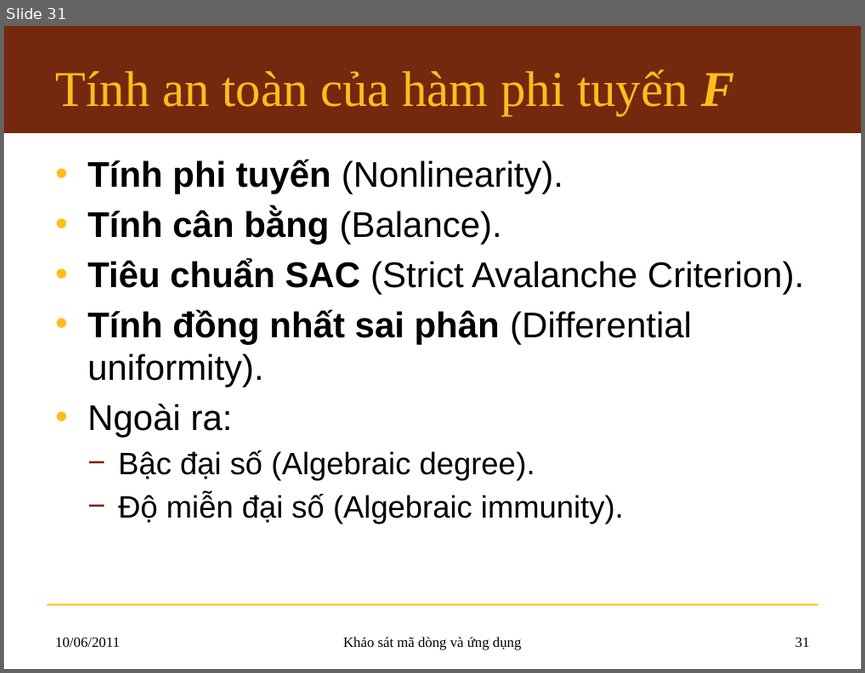
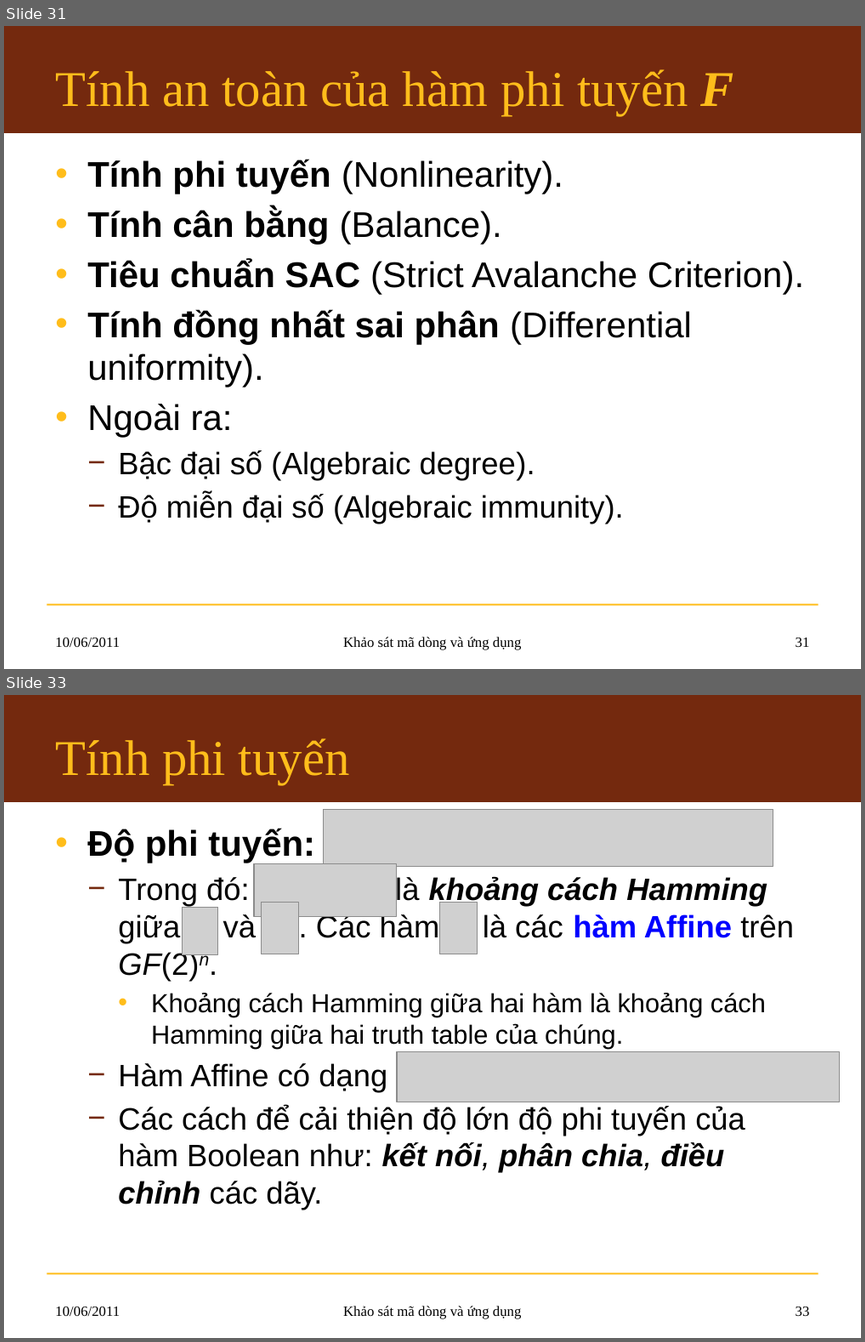
Before and after one commit to hemprasad/lvmm-sc, a slide deck: 7.Slide/KLTN_Slide.pptx. Shown one above the other, each under a label of ours: slide 31 before the commit, slides 31 and 33 after it; the slides between them are not shown. The pictures are 865x673 and 865x1342 pixels, drawn with LibreOffice and Linux fonts; fonts in the diff are those of the drawing; grey boxes stand for pictures; background and template pictures are left out. Boxes give left, top, right and bottom in pixels: in the first picture for what was removed or moved away, otherwise in the second. Text is boxed around its words. In the diff, an @@ line names an element or a change of style, - is before the commit and + after.

```diff
--- a/7.Slide/KLTN_Slide.pptx
+++ b/7.Slide/KLTN_Slide.pptx
@@ slide 33 added at <box>4,695,861,1338</box>, background #FFFFFF; not listed: 2 template elements that a slide beside it also shows @@
@@ title added at <box>55,738,350,784</box>, 42 pt, text #FFBD1B @@
+Tính phi tuyến
@@ picture added at <box>323,809,772,867</box> @@
@@ text added at <box>87,828,794,1209</box>, 26 pt, text #000000 @@
+• Độ phi tuyến:
+  − Trong đó: là khoảng cách Hamming giữa và . Các hàm là các hàm Affine trên GF(2)n.
+    • Khoảng cách Hamming giữa hai hàm là khoảng cách Hamming giữa hai truth table của chúng.
+  − Hàm Affine có dạng
+  − Các cách để cải thiện độ lớn độ phi tuyến của hàm Boolean như: kết nối, phân chia, điều chỉnh các dãy.
@@ picture added at <box>254,864,398,916</box> @@
@@ picture added at <box>182,907,218,954</box> @@
@@ picture added at <box>261,902,299,954</box> @@
@@ picture added at <box>439,902,477,954</box> @@
@@ picture added at <box>397,1052,840,1102</box> @@
@@ text added at <box>55,1306,120,1315</box>, 12 pt, text #000000 @@
+10/06/2011
@@ text added at <box>343,1305,522,1319</box>, 12 pt, text #000000 @@
+Khảo sát mã dòng và ứng dụng
@@ page number added at <box>795,1306,810,1315</box>, 12 pt, text #000000 @@
+33
```
Also in this commit, not shown: 5 other slides added.
